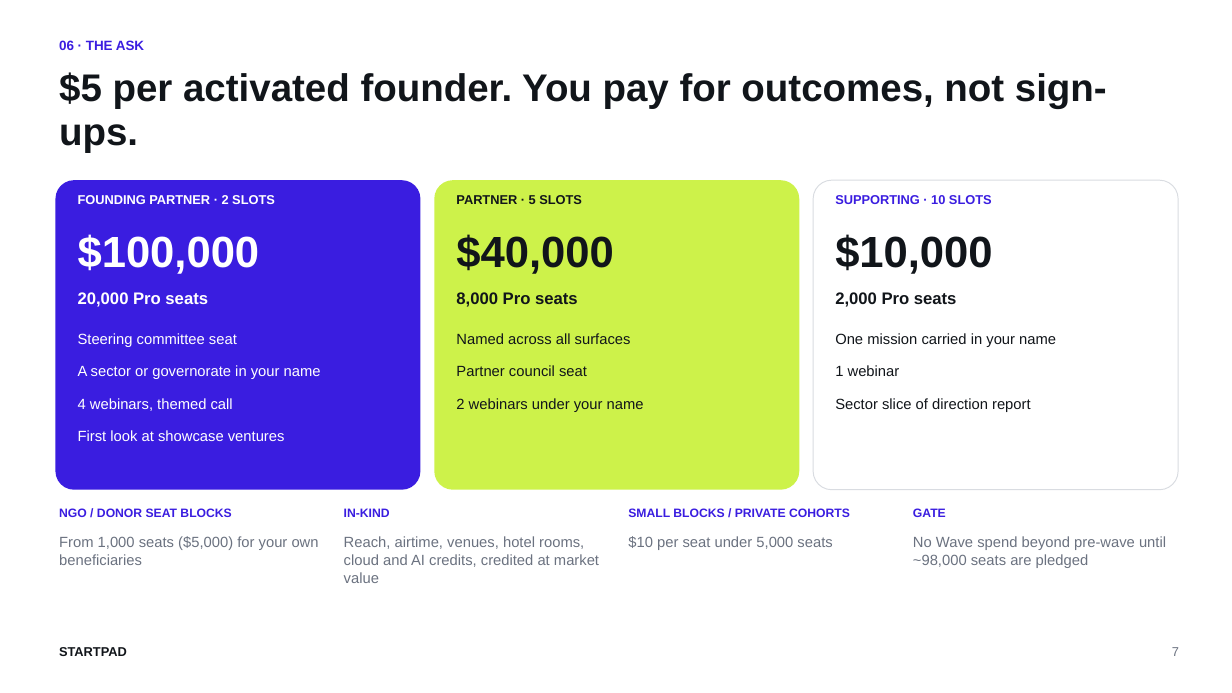
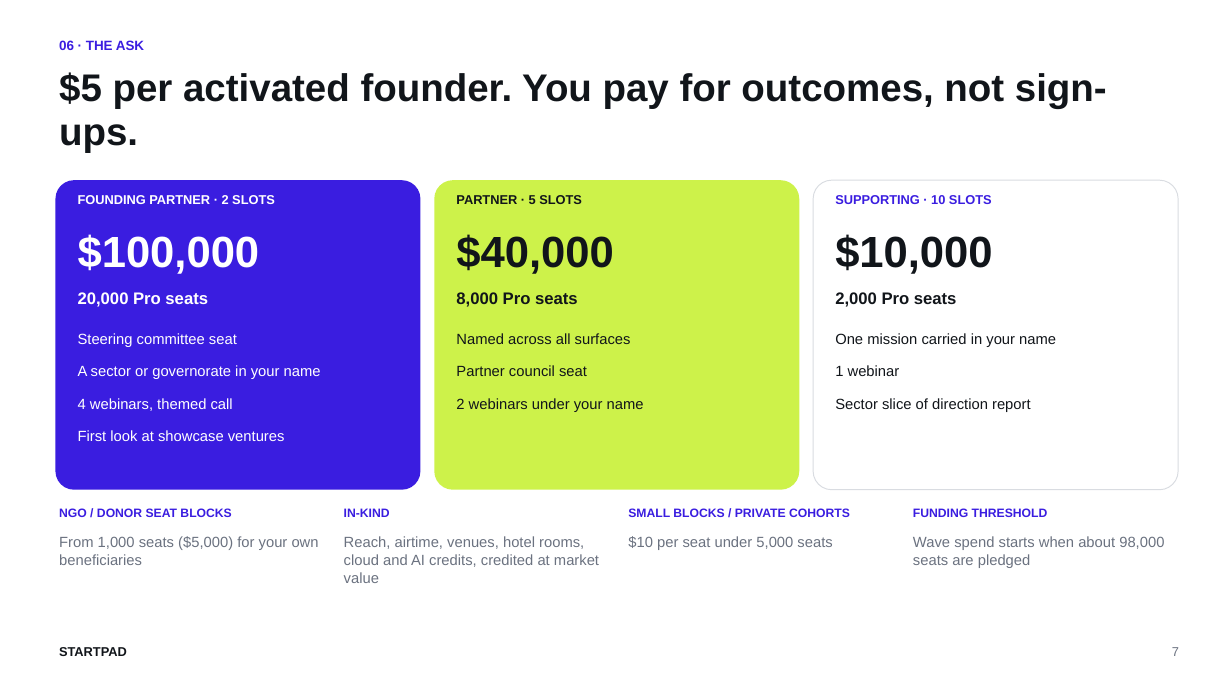
Before and after one commit to AbdelrhmanSoliman96/Abdelrhman-Soliman, a slide deck: slide 7 of StartPad/StartPad_Deck_NGO_and_CSR_Sponsors.pptx. Drawn at 1232x693 pixels with LibreOffice and Linux fonts; fonts in the diff are those of the drawing. Boxes give left, top, right and bottom in pixels: in the first picture for what was removed or moved away, otherwise in the second. Text is boxed around its words. In the diff, an @@ line names an element or a change of style, - is before the commit and + after.

```diff
--- a/StartPad/StartPad_Deck_NGO_and_CSR_Sponsors.pptx
+++ b/StartPad/StartPad_Deck_NGO_and_CSR_Sponsors.pptx
@@ text at box(913, 508, 1048, 517): text changed @@
-GATE
+FUNDING THRESHOLD
@@ text at box(913, 536, 1164, 568): text changed @@
-No Wave spend beyond pre-wave until ~98,000 seats are pledged
+Wave spend starts when about 98,000 seats are pledged
```
Also in this commit, not shown: 6 other slides changed, 4 other files.
